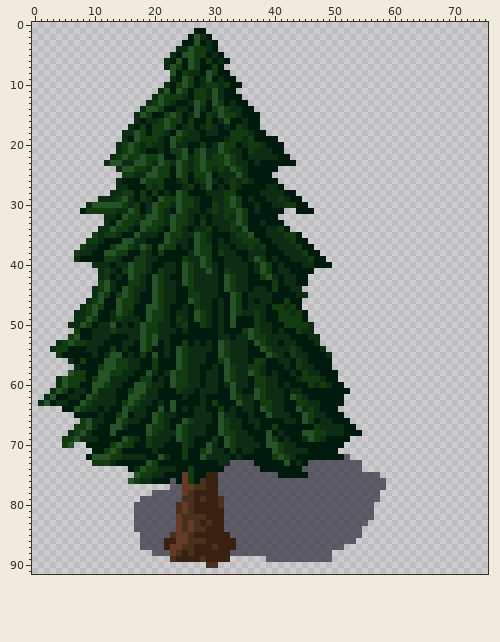
File history of a sprite sheet, assets/textures/objects/pine-tree.png. This is how it looked before the edit.
The file is 76x92 pixels.
The result:
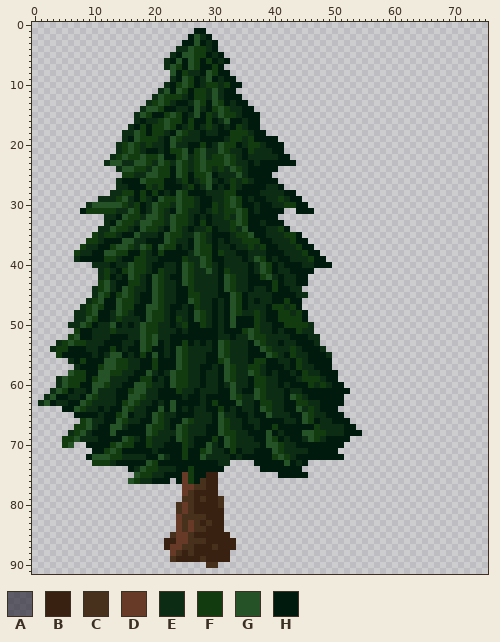
Palette (. is transparent): A #110f1e96  B #382111  C #48311c  D #663a27  E #0c2d13  F #123b10  G #255226  H #001a0e
Diff:
Colour A is gone in row 72 at x 52; in row 73 at x 33 to 36 and 46 to 54; in row 74 at x 32 to 37 and 45 to 54; in row 75 at x 31 to 40 and 46 to 57; in row 76 at x 23 and 31 to 58; in row 77 at x 23 to 24 and 31 to 58.
Colour A is gone in row 78 at x 20 to 24 and 31 to 57; in row 79 at x 18 to 24 and 32 to 57; in rows 80 to 82 at x 17 to 23 and 32 to 56; in row 83 at x 17 to 23 and 32 to 55; in row 84 at x 17 to 23 and 32 to 54; in row 85 at x 18 to 22 and 33 to 54.
Colour A is gone in row 86 at x 18 to 21 and 34 to 53; in row 87 at x 18 to 21 and 34 to 51; in row 88 at x 20 to 22 and 33 to 49; in row 89 at x 39 to 49.
